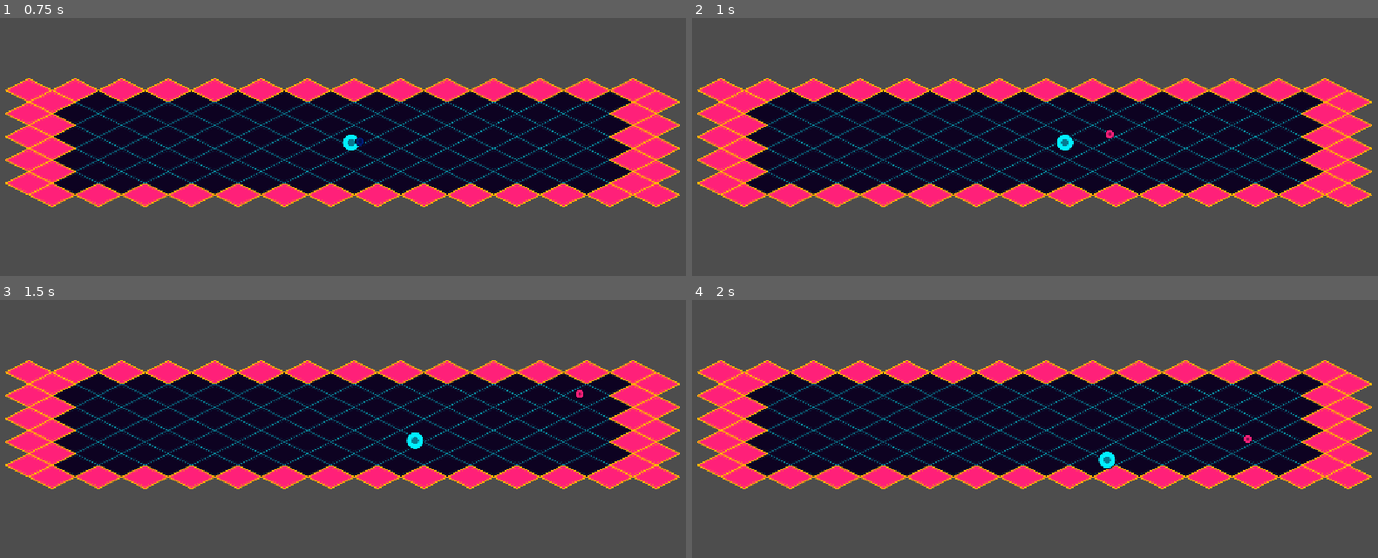
Above: before the commit, frames 1-4 (two rows, left to right).
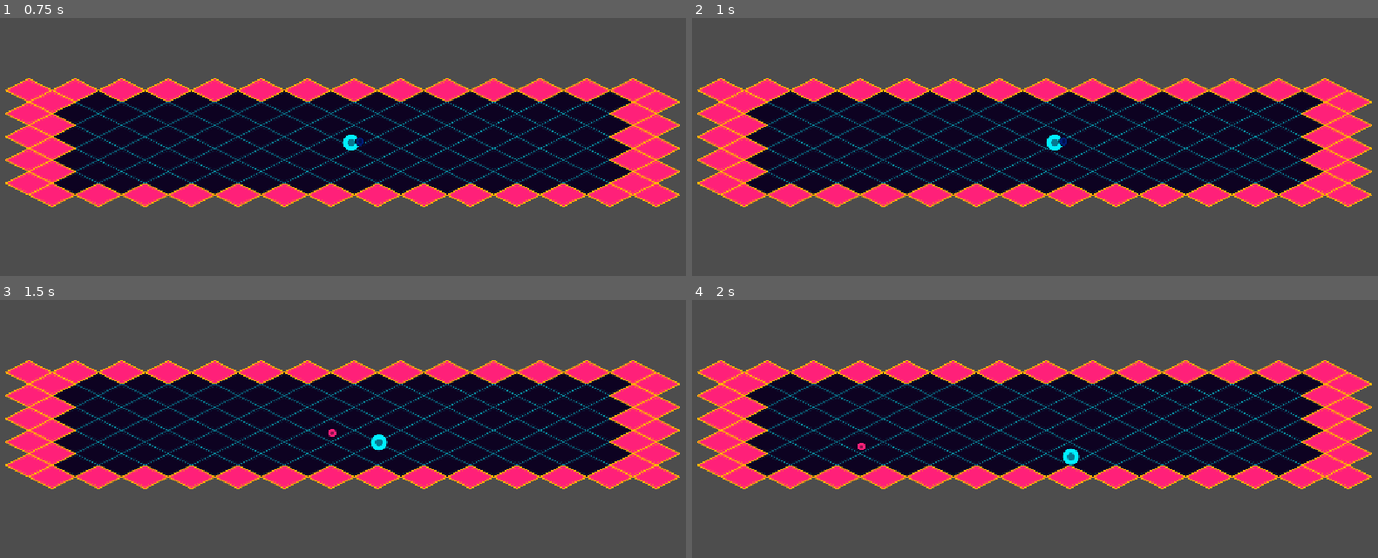
Above: after the commit, the same moments.

Repository: valeroman/Discus-Maximus
Game: Godot game, scene res://levels/test_arena.tscn
Two runs of this game, one before a commit and one after it. Both use one fixed random seed, a clock stepped at 60 frames per second and the inputs below. The project has no main scene, so this scene is started directly.
Inputs (mouse positions are in pixels of both pictures, inside the frame that each line leads up to):
- Up to frame 1 (0.75 s): tap Enter at 0.5 s; move the mouse to (493, 123) at 0.52 s; hold D (move_right) from 0.53 s (still down); hold Shift (block) from 0.53 s (still down)
- Up to frame 2 (1 s): keep holding D (move_right); keep holding Shift (block); click (1185, 123) at 0.8 s
- Up to frame 3 (1.5 s): move the mouse to (205, 444) at 1.27 s; release D (move_right) at 1.28 s; release Shift (block) at 1.28 s; hold S (move_down) from 1.28 s (still down); click (205, 444) at 1.35 s
- Up to frame 4 (2 s): keep holding S (move_down); tap Shift (block) at 1.55 s

Frame 1 is identical in both runs. In frame 2, 0.2% of the frame differs, in the area x 51-62%, y 43-53%; in frame 3, 0.3%; in frame 4, 0.3%, in the area x 24-82%, y 52-66%.

Commit message:
feat: Prevent disc throw while blocking

Diff:
--- a/entities/player/player.gd
+++ b/entities/player/player.gd
@@ -51,7 +51,7 @@
 
 	disc.modulate = Color("#00f0ff") if is_blocking else Color.WHITE
 
-	if Input.is_action_just_pressed("throw") and has_disc:
+	if Input.is_action_just_pressed("throw") and has_disc and not is_blocking:
 		var direction := (get_global_mouse_position() - global_position).normalized()
 		disc.throw(direction)
 		has_disc = false
